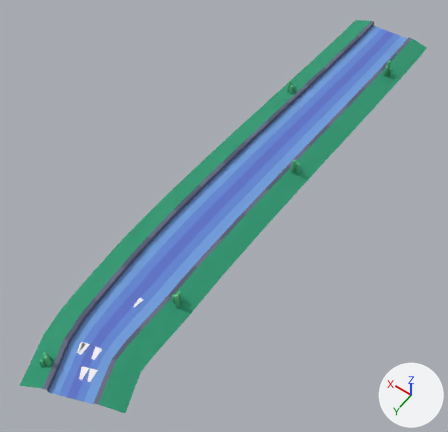
Before and after pictures for a commit that changed the glTF model public/assets/toycar/set-brook-b.glb.
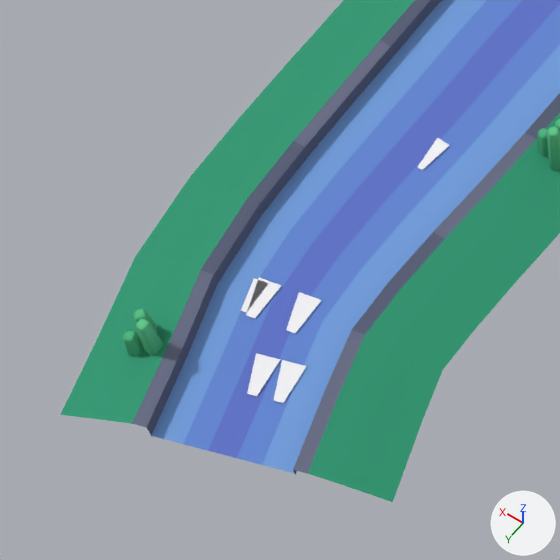
There are two pictures of each version: one whole from a camera (50 mm lens) standing at (-9.31, 15.74, 19.62) and looking at (-0.01, 2.71, -0.86), one close up on the part from 0% to 40% of the width and 59% to 100% of the height. The lights are fixed; the arrows at lower right show +X, +Y and +Z. The last two pictures show the newer version. Vertices at exactly the same position are counted once.

Before the edit, the objects in view are built like this:
```python
me_drape_brook = bpy.data.meshes.new('drape_brook')
me_drape_brook.from_pydata(...)  # 756 vertices, 1212 faces; spans x -2.0..1.5, y -11.6..12.6, z -0.1..0.8
me_drape_brook.materials.append(mat_colormap)  # picture img_colormap_png
me_drape_turf = bpy.data.meshes.new('drape_turf')
me_drape_turf.from_pydata(...)  # 186 vertices, 240 faces; spans x -2.5..2.2, y -11.6..13.0, z 0.0..0.3
me_drape_turf.materials.append(mat_colormap)  # picture img_colormap_png
# before: 0 (0.1, 12.6, 0.3) at pixel (132, 423), 1 (0.4, 12.8, 0.2) at pixel (106, 420), 2 (1.0, 13.0, 0.0) at pixel (60, 414), 93 (-1.6, 12.0, 0.2) at pixel (307, 473), 94 (-1.9, 11.8, 0.1) at pixel (337, 483)
# before: 95 (-2.5, 11.6, 0.0) at pixel (392, 502)
ob_drape_brook = bpy.data.objects.new('drape_brook', me_drape_brook)
ob_drape_brook.location = (0.0, 0.0, 0.0)
ob_drape_turf = bpy.data.objects.new('drape_turf', me_drape_turf)
ob_drape_turf.location = (0.0, 0.0, 0.0)
```
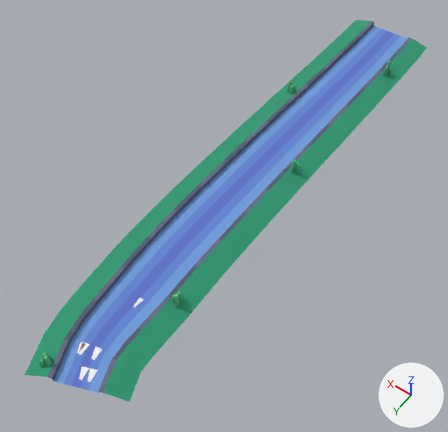
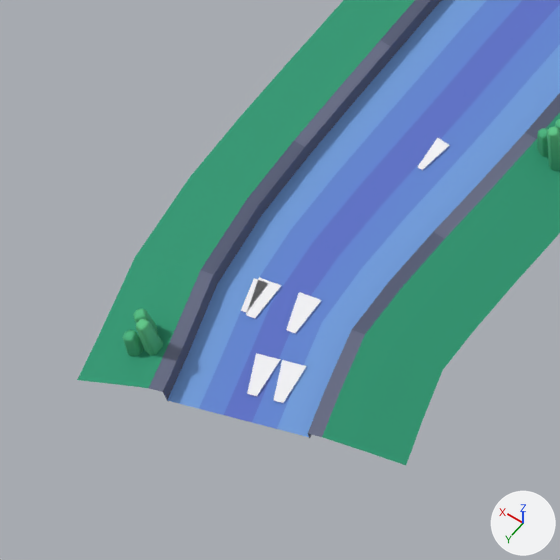
Patch to the scene script:
```diff
--- a/public/assets/toycar/set-brook-b.glb.py
+++ b/public/assets/toycar/set-brook-b.glb.py
@@ me_drape_brook @@
 # used by ob_drape_brook; location = (0.0, 0.0, 0.0)
-me_drape_brook.from_pydata(...)  # 756 vertices, 1212 faces; spans x -2.0..1.5, y -11.6..12.6, z -0.1..0.8
+me_drape_brook.from_pydata(...)  # 756 vertices, 1212 faces; spans x -2.0..1.5, y -11.6..12.3, z -0.1..0.8
+# me_drape_brook part 1: all 12 vertices in x -1.6..0.1, y 12.0..12.6, z 0.0..0.3 are moved by (0.1, -0.4, 0.0)
 me_drape_brook.materials.append(mat_colormap)
@@ me_drape_turf @@
 # used by ob_drape_turf; location = (0.0, 0.0, 0.0)
-me_drape_turf.from_pydata(...)  # 186 vertices, 240 faces; spans x -2.5..2.2, y -11.6..13.0, z 0.0..0.3
+me_drape_turf.from_pydata(...)  # 186 vertices, 240 faces; spans x -2.5..2.2, y -11.6..12.6, z 0.0..0.3
+# me_drape_turf part 2
+for i in [0, 1, 2, 93, 94, 95]: me_drape_turf.vertices[i].co += Vector((0.1, -0.4, 0.0))
 me_drape_turf.materials.append(mat_colormap)
```

Where the change shows, as pixel boxes (x1, y1, x2, y2) in the close-ups (560 x 560 px; the box of a moved part takes in the faces that stretch with it):
'drape_brook', reshaped
    before: (123, 0, 560, 474)
    after: (123, 0, 560, 438)
'drape_turf', reshaped
    before: (60, 0, 560, 502)
    after: (77, 0, 560, 465)
part 1 of me_drape_brook, moved or reshaped
    before: (132, 345, 339, 474)
    after: (149, 345, 339, 438)
part 2 of me_drape_turf, moved or reshaped
    before: (60, 338, 422, 502)
    after: (77, 338, 422, 465)
